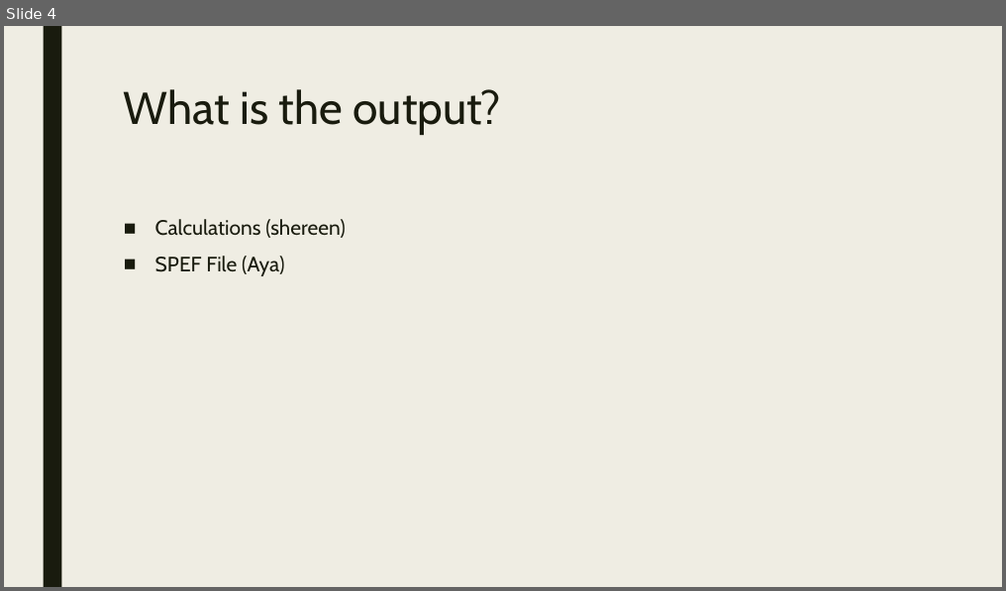
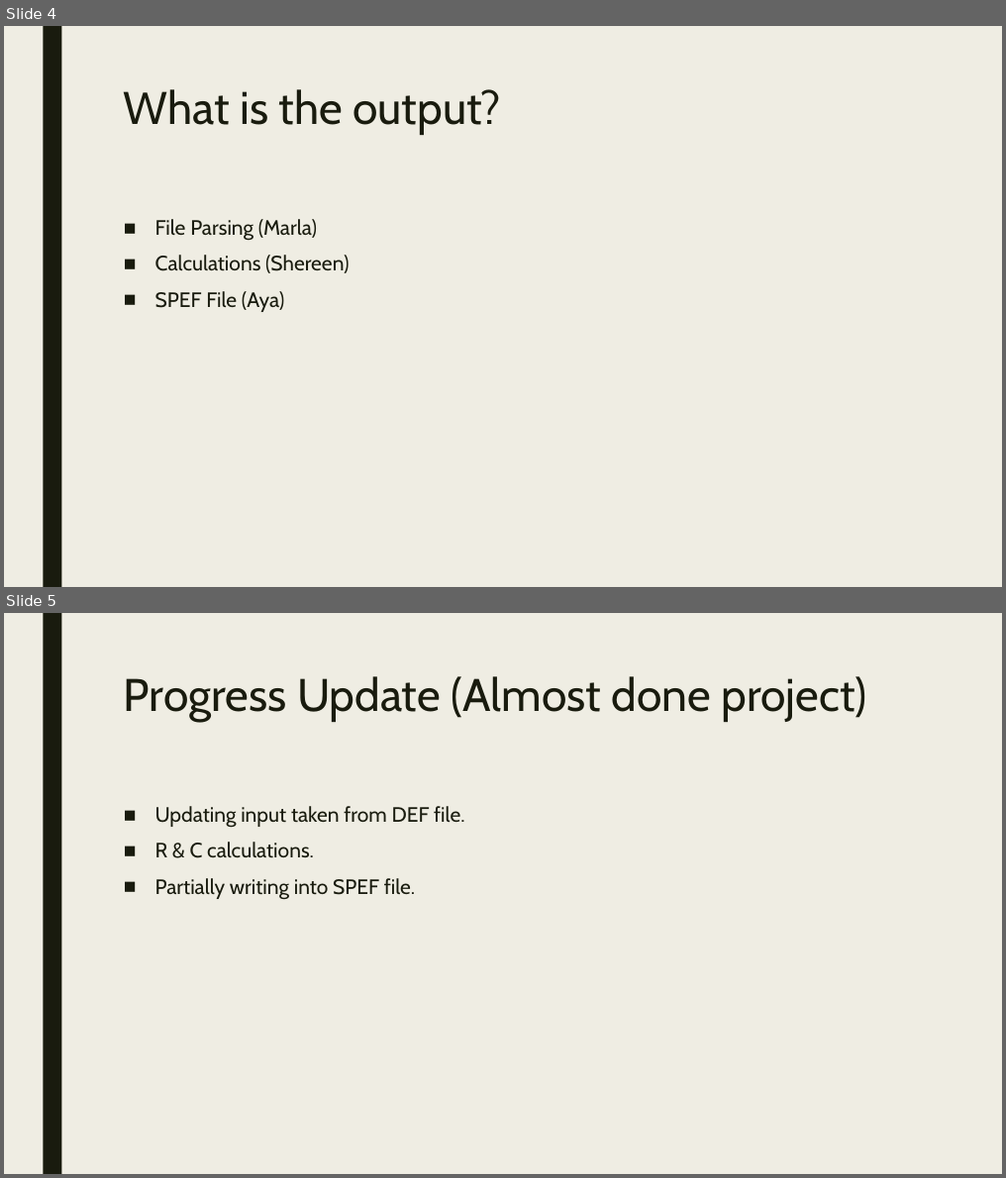
Before and after one commit to Goldent00thbrush/SPEF_Extractor, a slide deck: Project_Presentation.pptx. Shown one above the other, each under a label of ours: slide 4 before the commit, slides 4 and 5 after it. The pictures are 1006x591 and 1006x1178 pixels, drawn with LibreOffice and Linux fonts; fonts in the diff are those of the drawing. Boxes give left, top, right and bottom in pixels: in the first picture for what was removed or moved away, otherwise in the second. Text is boxed around its words. In the diff, an @@ line names an element or a change of style, - is before the commit and + after.

```diff
--- a/Project_Presentation.pptx
+++ b/Project_Presentation.pptx
@@ slide 5 added at <box>4,613,1002,1174</box>, background #EFEDE3; not listed: 1 template element that a slide beside it also shows @@
@@ text added at <box>124,676,866,722</box>, 44 pt, text #191B0E @@
+Progress Update (Almost done project)
@@ text added at <box>155,806,464,900</box>, 20 pt, text #191B0E @@
+■ Updating input taken from DEF file.
+■ R & C calculations.
+■ Partially writing into SPEF file.
@@ slide 4 changed as well @@
@@ text at <box>155,219,349,274</box>: text changed @@
-■ Calculations (shereen)
+■ File Parsing (Marla)
+■ Calculations (Shereen)
```
Also in this commit, not shown: 2 other slides changed, 2 slides removed.
